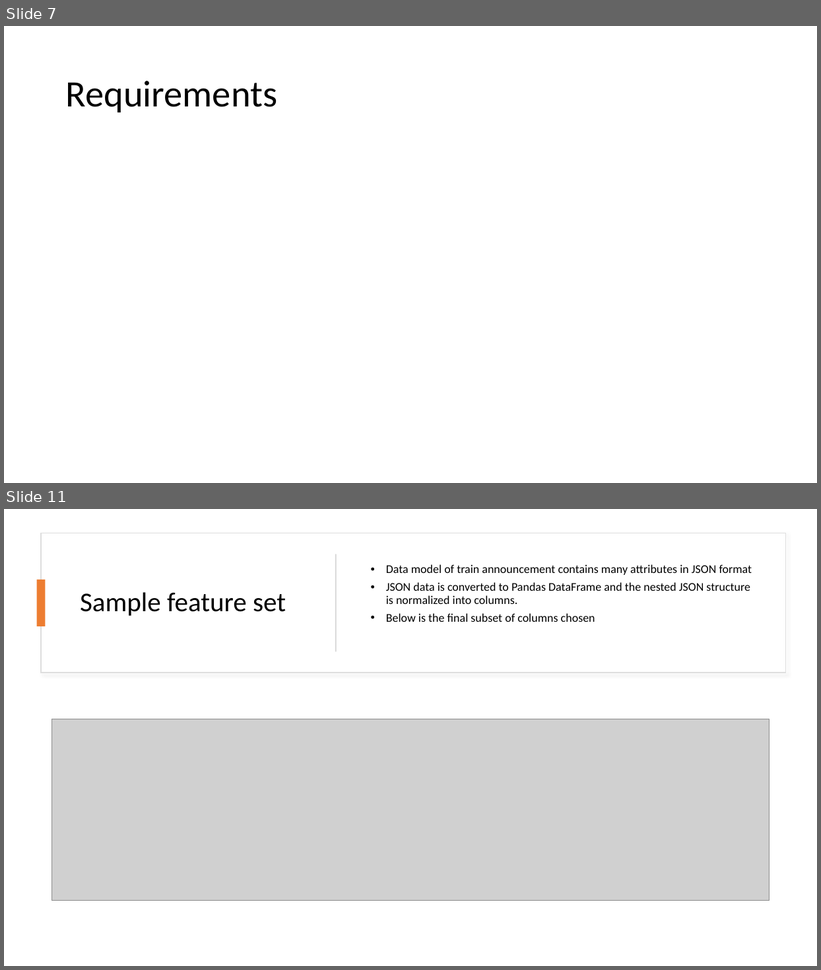
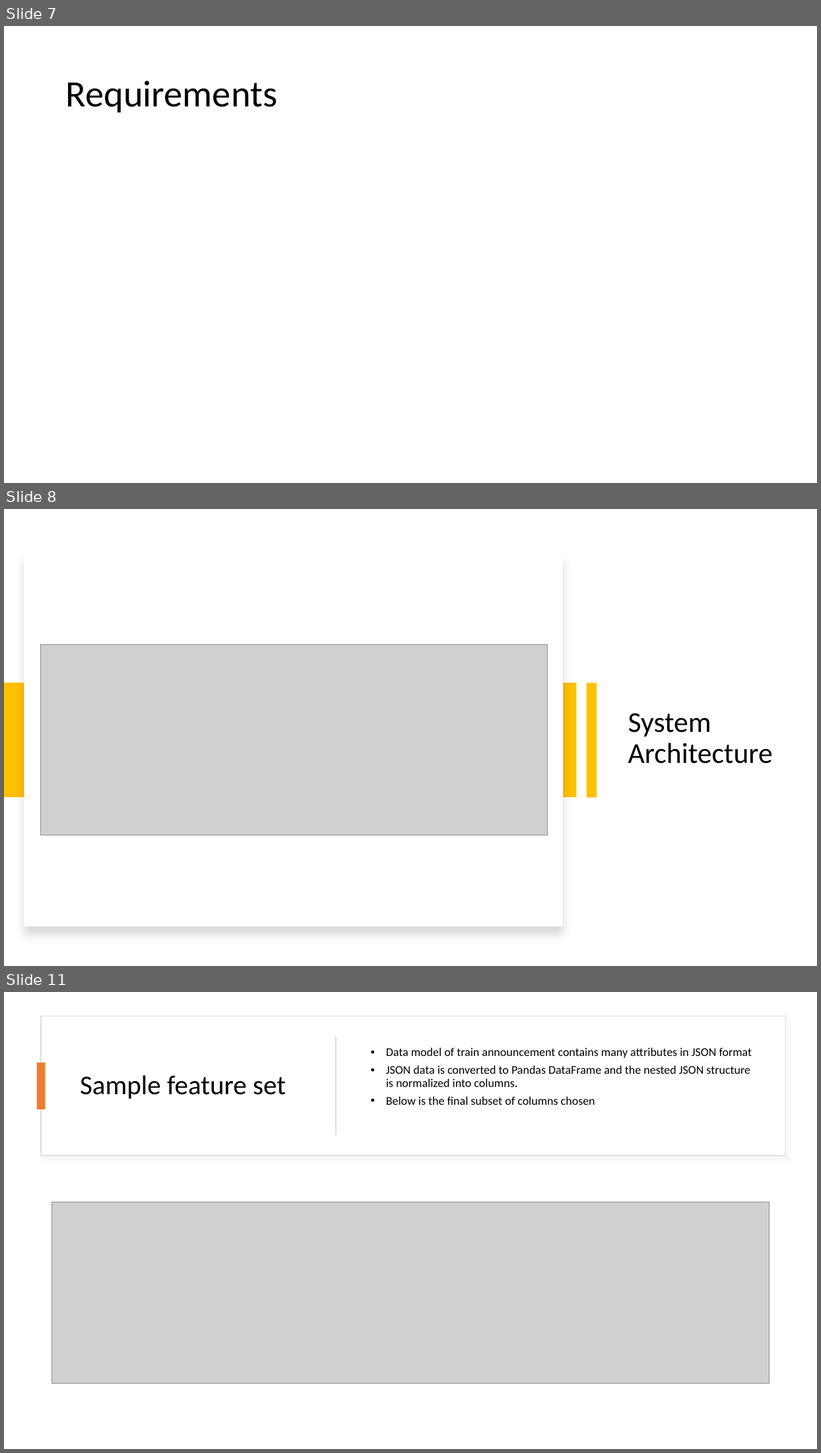
Before and after one commit to ziaulchowdhury/train-delay-prediction-system, a slide deck: documentation/ML_Project.pptx. Shown one above the other, each under a label of ours: slides 7 and 11 before the commit, slides 7, 8 and 11 after it; the slides between them are not shown. The pictures are 821x970 and 821x1453 pixels, drawn with LibreOffice and Linux fonts; fonts in the diff are those of the drawing; grey boxes stand for pictures. Boxes give left, top, right and bottom in pixels: in the first picture for what was removed or moved away, otherwise in the second. Text is boxed around its words. In the diff, an @@ line names an element or a change of style, - is before the commit and + after.

```diff
--- a/documentation/ML_Project.pptx
+++ b/documentation/ML_Project.pptx
@@ slide 8 added at [4,509,817,966], background #FFFFFF @@
@@ rectangle added at [24,553,564,927], fill #FFFFFF @@
@@ picture added at [40,645,548,835] @@
@@ rectangle added at [4,683,577,798], fill #FFC000 @@
@@ rectangle added at [586,683,597,798], fill #FFC000 @@
@@ title added at [628,713,773,764], 34 pt, text #000000 @@
+System Architecture
```
Also in this commit, not shown: 3 slides changed, 5 other slides added, 6 slides removed.
